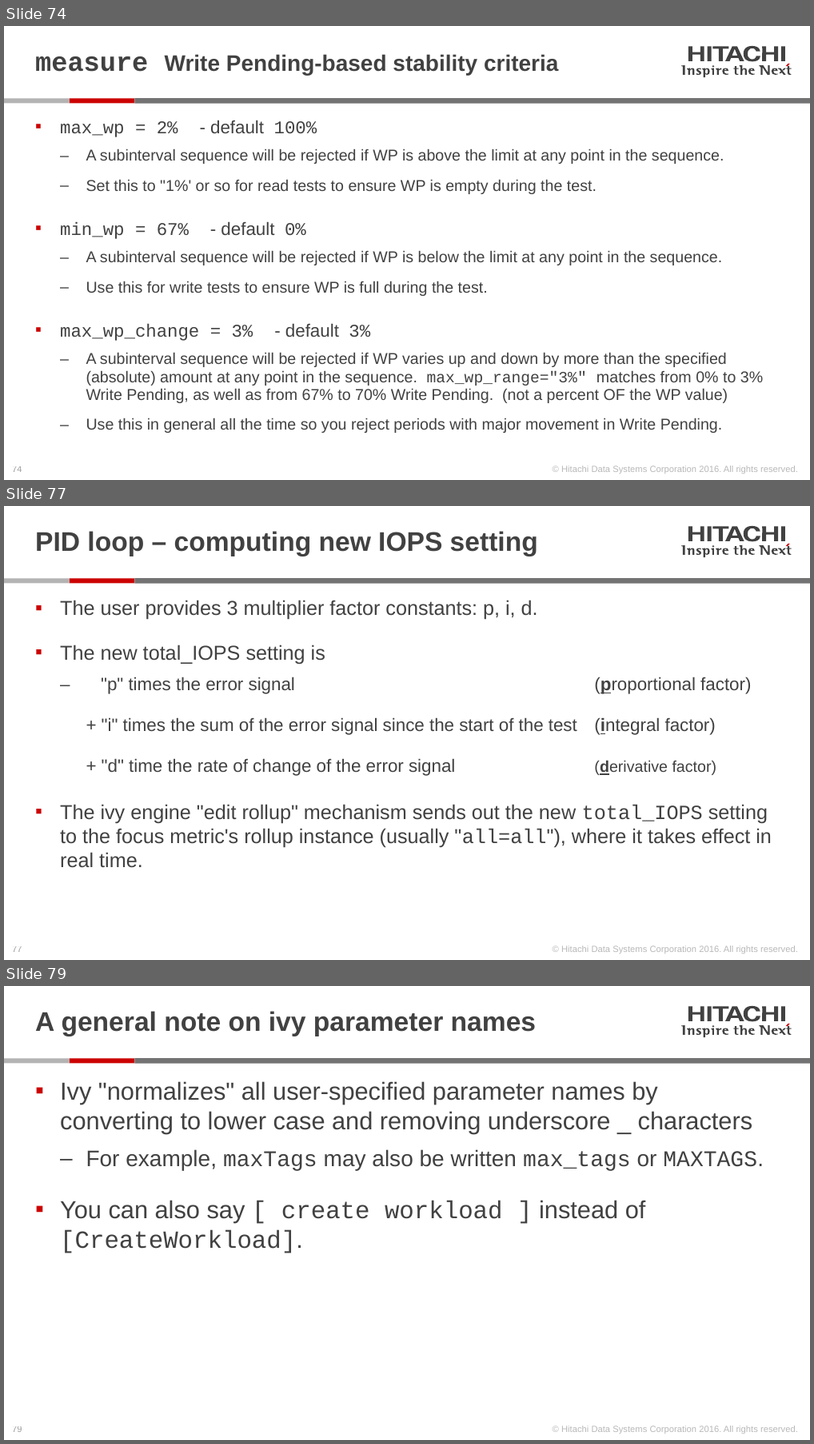
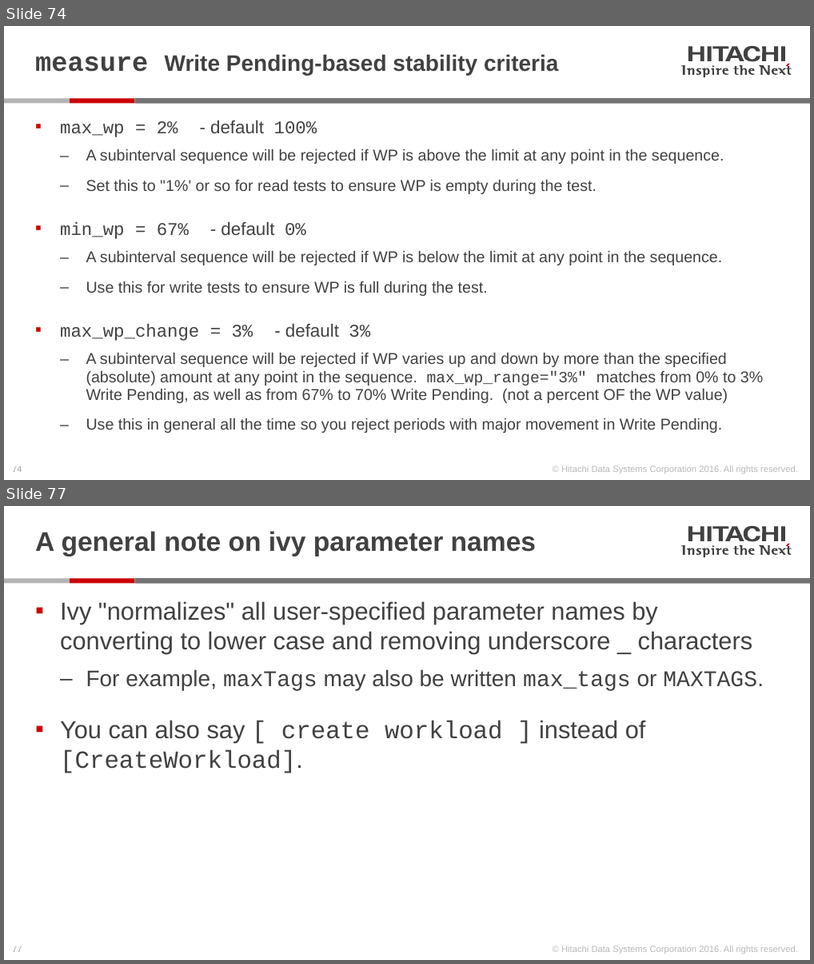
Before and after one commit to Hitachi-Data-Systems/ivy, a slide deck: doc/Programming the ivy engine.pptx. Shown one above the other, each under a label of ours: slides 74, 77 and 79 before the commit, slides 74 and 77 after it; the slides between them are not shown. The pictures are 814x1444 and 814x964 pixels, drawn with LibreOffice and Linux fonts; fonts in the diff are those of the drawing. Boxes give left, top, right and bottom in pixels: in the first picture for what was removed or moved away, otherwise in the second. Text is boxed around its words. In the diff, an @@ line names an element or a change of style, - is before the commit and + after.

```diff
--- a/doc/Programming the ivy engine.pptx
+++ b/doc/Programming the ivy engine.pptx
@@ slide 77 removed at (4,506,810,960), background #FFFFFF; not listed: 28 template elements that a slide beside it also shows @@
@@ title removed at (35,531,538,556) @@
-PID loop – computing new IOPS setting
@@ text removed at (60,600,772,868) @@
-▪ The user provides 3 multiplier factor constants: p, i, d.
-▪ The new total_IOPS setting is
-  ‒ "p" times the error signal (proportional factor)
-    + "i" times the sum of the error signal since the start of the test (integral factor)
-    + "d" time the rate of change of the error signal (derivative factor)
-▪ The ivy engine "edit rollup" mechanism sends out the new total_IOPS setting to the focus metric's rollup instance (usually "all=all"), where it takes effect in real time.
@@ what was slide 79 is now slide 77 @@
@@ page number at (12,946,22,952): text changed @@
-79
+77
```
Also in this commit, not shown: 4 slides changed, 1 other slide removed, 14 other files.
